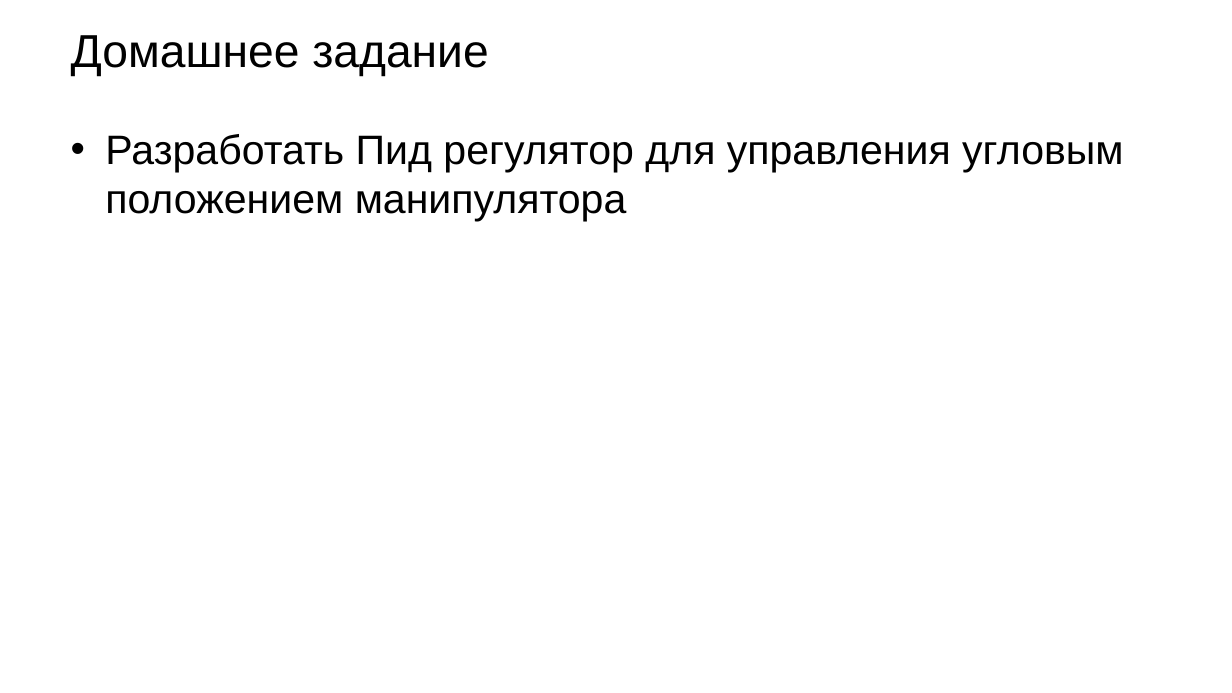
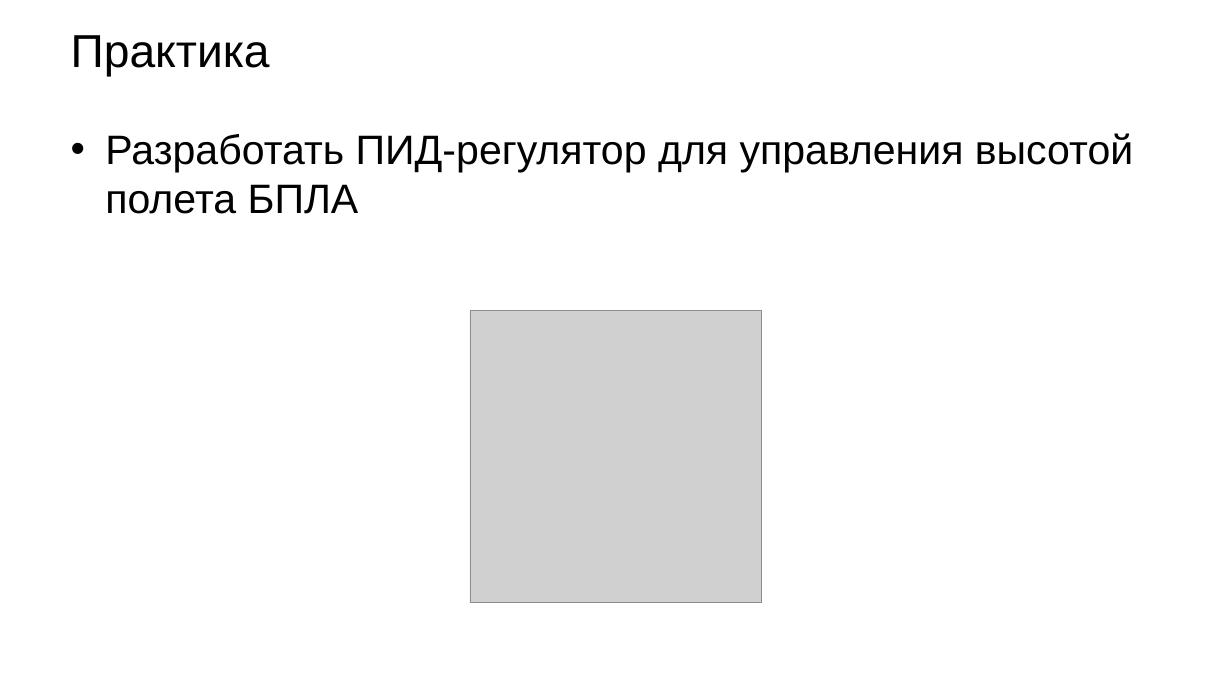
Before and after one commit to Seva200310/lessons, a slide deck: slide 9 of PID/Дрон.pptx. Drawn at 1232x693 pixels with LibreOffice and Linux fonts; fonts in the diff are those of the drawing; grey boxes stand for pictures; background and template pictures are left out. Boxes give left, top, right and bottom in pixels: in the first picture for what was removed or moved away, otherwise in the second. Text is boxed around its words. In the diff, an @@ line names an element or a change of style, - is before the commit and + after.

```diff
--- a/PID/Дрон.pptx
+++ b/PID/Дрон.pptx
@@ title at (71,35,270,76): text changed @@
-Домашнее задание
+Практика
@@ text at (105,133,1133,214): text changed @@
-• Разработать Пид регулятор для управления угловым положением манипулятора
+• Разработать ПИД-регулятор для управления высотой полета БПЛА
@@ picture added at (470,311,762,603) @@
```
Also in this commit, not shown: 1 slide added, 1 slide removed.
